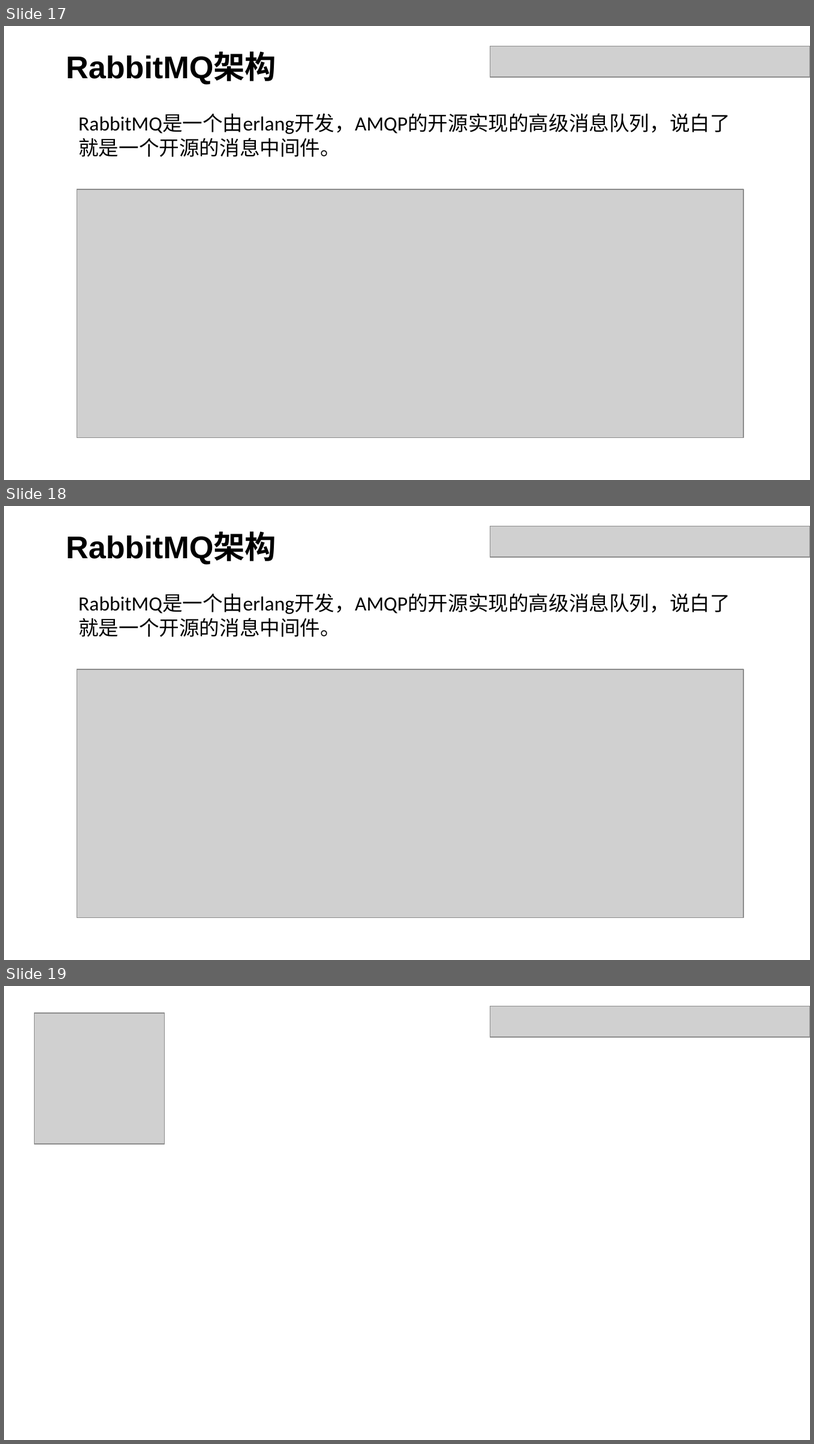
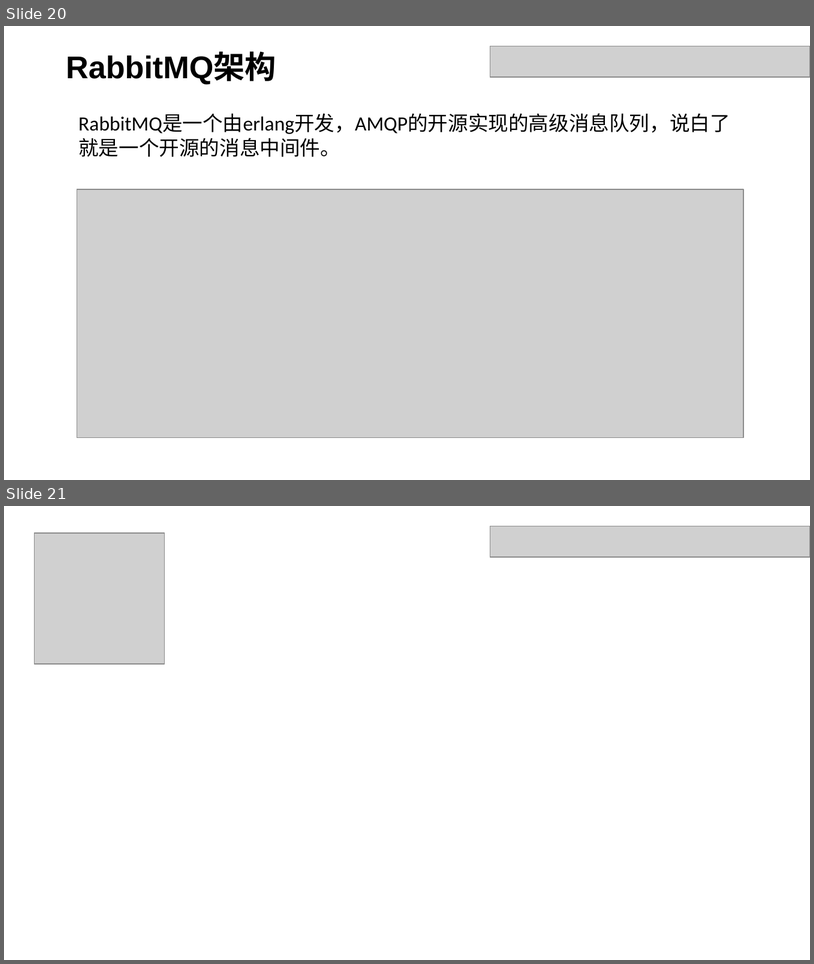
Before and after one commit to dxh122685692/doc, a slide deck: 分享.pptx. Shown one above the other, each under a label of ours: slides 17, 18 and 19 before the commit, slides 20 and 21 after it. The pictures are 814x1444 and 814x964 pixels, drawn with LibreOffice and Linux fonts; fonts in the diff are those of the drawing; grey boxes stand for pictures. Boxes give left, top, right and bottom in pixels: in the first picture for what was removed or moved away, otherwise in the second. Text is boxed around its words. In the diff, an @@ line names an element or a change of style, - is before the commit and + after.

```diff
--- a/分享.pptx
+++ b/分享.pptx
@@ slide 18 removed at (x1=4, y1=506, x2=810, y2=960), background #FFFFFF @@
@@ text removed at (x1=66, y1=533, x2=276, y2=564) @@
-RabbitMQ架构
@@ picture removed at (x1=490, y1=526, x2=810, y2=557) @@
@@ text removed at (x1=78, y1=594, x2=731, y2=637) @@
-RabbitMQ是一个由erlang开发，AMQP的开源实现的高级消息队列，说白了就是一个开源的消息中间件。
@@ picture removed at (x1=77, y1=670, x2=744, y2=917) @@
@@ what was slide 17 is now slide 20 @@
@@ what was slide 19 is now slide 21 @@
```
Also in this commit, not shown: 2 slides changed, 5 slides added, 2 other slides removed.
